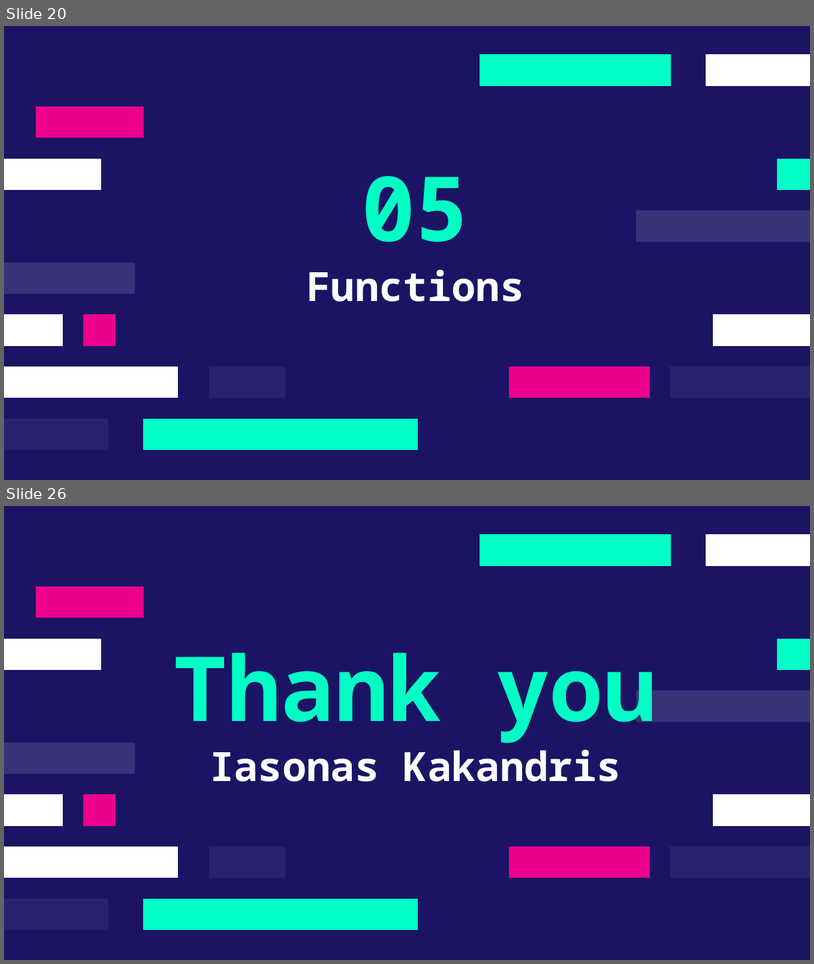
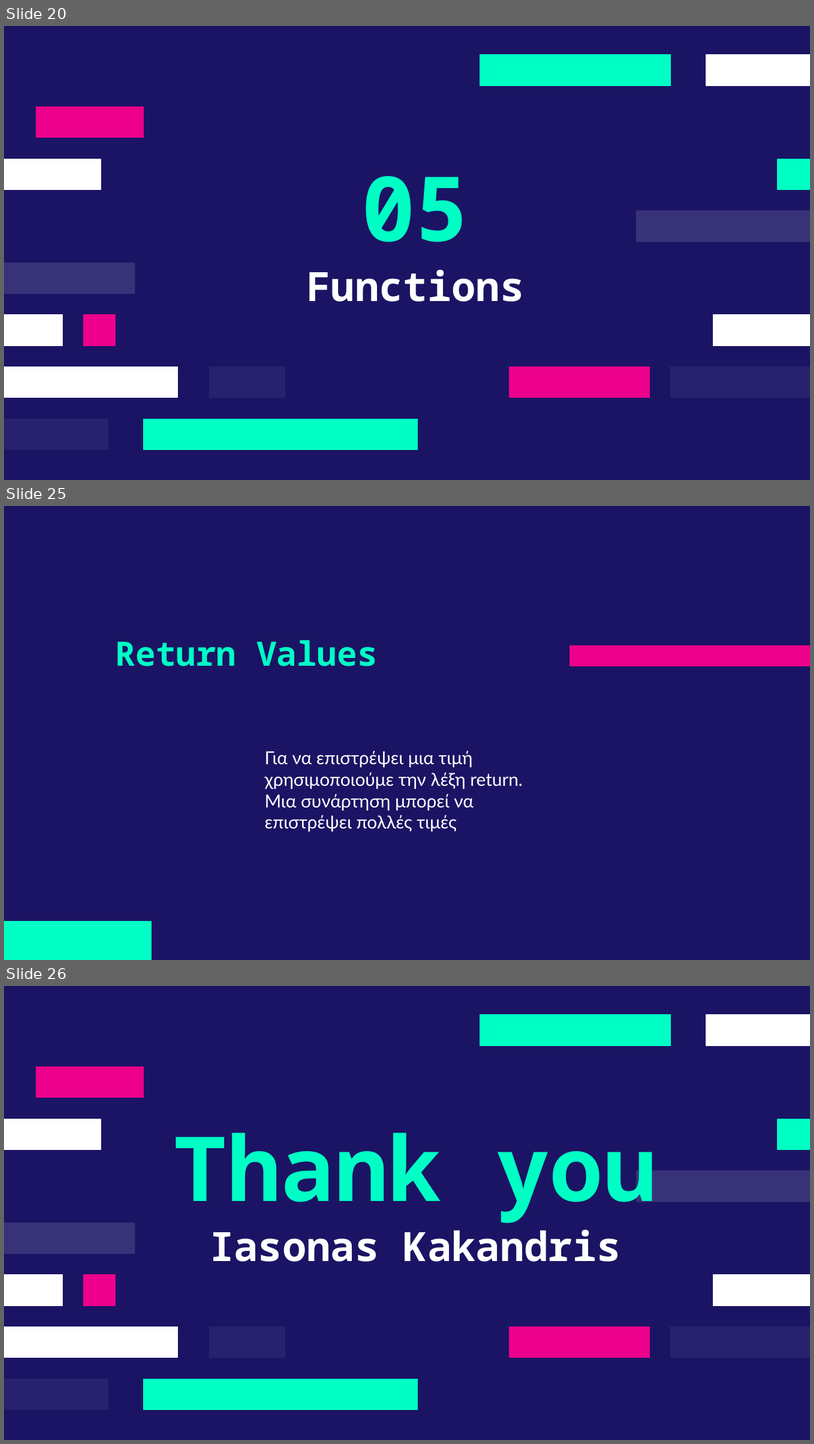
Before and after one commit to deepblue597/python_tutorial, a slide deck: lesson 2/Lesson 2 Python.pptx. Shown one above the other, each under a label of ours: slides 20 and 26 before the commit, slides 20, 25 and 26 after it; the slides between them are not shown. The pictures are 814x964 and 814x1444 pixels, drawn with LibreOffice and Linux fonts; fonts in the diff are those of the drawing. Boxes give left, top, right and bottom in pixels: in the first picture for what was removed or moved away, otherwise in the second. Text is boxed around its words. In the diff, an @@ line names an element or a change of style, - is before the commit and + after.

```diff
--- a/lesson 2/Lesson 2 Python.pptx
+++ b/lesson 2/Lesson 2 Python.pptx
@@ slide 25 added at (4, 506, 810, 960), background #1B1464 @@
@@ title added at (116, 640, 378, 666), 30 pt, text #00FFC5, bold @@
+Return Values
@@ freeform shape added at (570, 645, 810, 666), fill #EC008C @@
@@ text added at (265, 750, 523, 831), 16 pt, text #FFFFFF @@
+Για να επιστρέψει μια τιμή χρησιμοποιούμε την λέξη return. Μια συνάρτηση μπορεί να επιστρέψει πολλές τιμές
@@ freeform shape added at (4, 921, 152, 959), fill #00FFC5 @@
```
Also in this commit, not shown: 4 slides changed, 4 other slides added, 5 slides removed.
